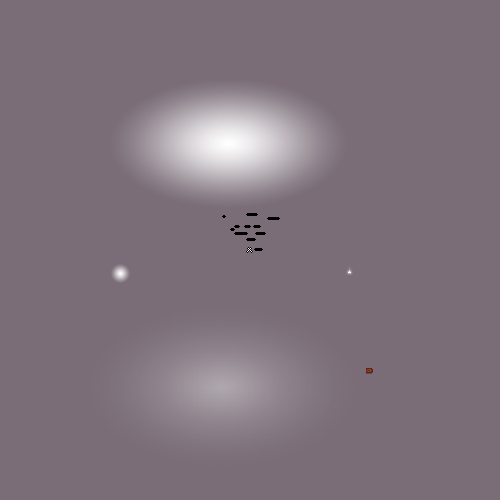
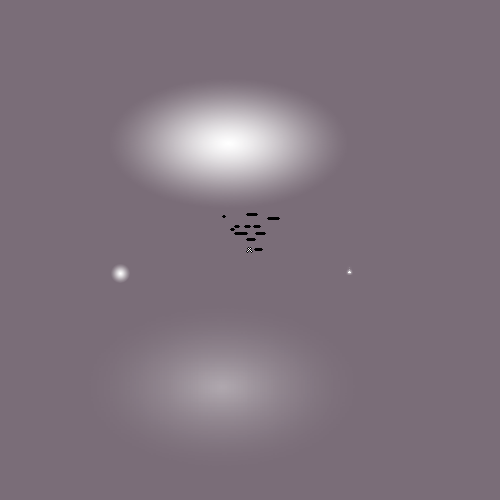
Layers edited between the first and the second 500 x 500 image:
removed layer "Ticket.png" over box(366, 368, 373, 373)
